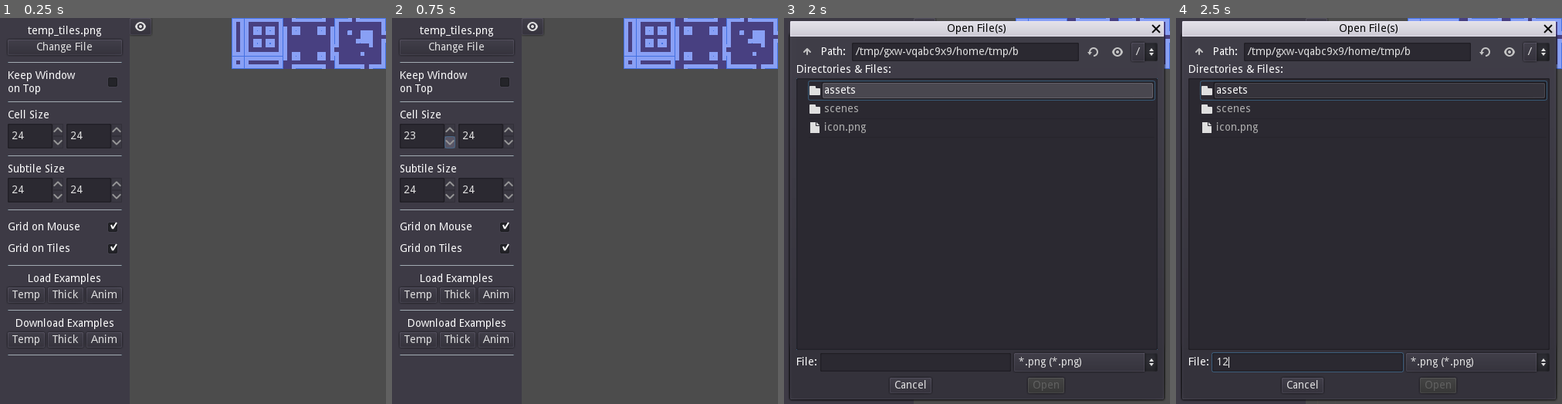
Above: before the commit, frames 1-4 (left to right).
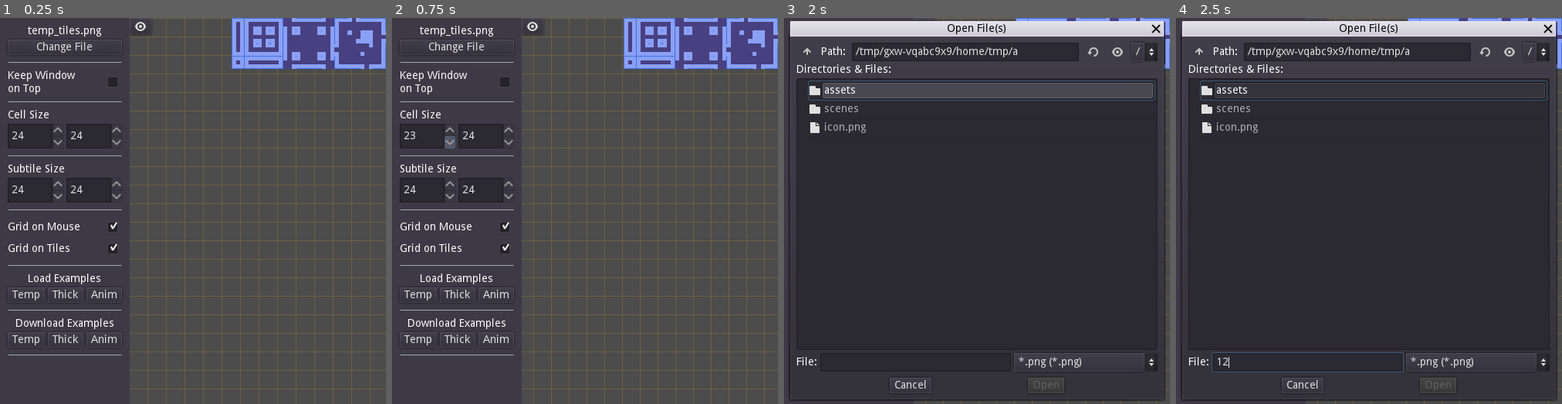
Above: after the commit, the same moments.

Repository: SuddenlyNothing/autotile-tester
Game: Godot game, scene res://scenes/Main.tscn
Same seed, same stepped clock (60 frames per second), same inputs: the game is played once before the commit and once after it.
Inputs (mouse positions are in pixels of both pictures, inside the frame that each line leads up to):
- Up to frame 1 (0.25 s): no input
- Up to frame 2 (0.75 s): click (449, 141) at 0.52 s
- Up to frame 3 (2 s): click "Change File" at 1.25 s
- Up to frame 4 (2.5 s): click (1307, 361) at 2.02 s; type "12" at 2.1 s

The runs differ from the first frame. In frame 1, 4.8% of the frame differs, in the area x 33-100%, y 0-100%; in frame 2, 5.0%; in frame 3, 0.1%; in frame 4, 0.1%.

Commit message:
Add auto adjust camera

Diff:
--- a/scenes/AutotileTester.gd
+++ b/scenes/AutotileTester.gd
@@ -120,7 +120,7 @@
 	elif panning and event is InputEventMouseMotion:
 		camera.position -= event.relative * camera.zoom
 	elif event is InputEventMouseButton:
-		event.factor = 2
+		event.factor = 1 * camera.zoom.x
 		if event.button_index == 4:
 			var min_cell_size_factor := min(cell_size.x, cell_size.y) / 24
 			# Scroll Up
@@ -283,9 +283,14 @@
 
 
 func _on_Controls_cell_size_changed(p_cell_size: Vector2) -> void:
+	var ratio := max(p_cell_size.x, p_cell_size.y) / \
+			max(cell_size.x, cell_size.y)
+	camera.position *= ratio
+	camera.zoom *= ratio
 	cell_size = p_cell_size
 	grid_sprite.cell_size = p_cell_size
-	var light_scale := max(cell_size.x, cell_size.y) / 24
+	grid_sprite.zoom = camera.zoom
+	var light_scale := max(p_cell_size.x, p_cell_size.y) / 24
 	grid_lighter.texture_scale = light_scale
 	for pos in lights:
 		lights[pos].position = pos * cell_size + cell_size / 2
--- a/scenes/editor/Grid.tscn
+++ b/scenes/editor/Grid.tscn
@@ -3,7 +3,6 @@
 [ext_resource path="res://scenes/editor/GridSprite.gd" type="Script" id=2]
 
 [sub_resource type="CanvasItemMaterial" id=4]
-light_mode = 2
 
 [node name="Grid" type="ParallaxBackground"]
 layer = 0
--- a/scenes/editor/NumEdit.gd
+++ b/scenes/editor/NumEdit.gd
@@ -4,6 +4,7 @@
 signal number_changed(number)
 
 export(int) var num := 24 setget set_num
+export(int) var min_num := 1
 
 var previous_number: int
 
@@ -28,7 +29,7 @@
 
 func _on_LineEdit_text_changed(new_text: String) -> void:
 	var prev_caret_pos: int = line_edit.caret_position
-	var new_num := int(new_text)
+	var new_num := max(min_num, int(new_text))
 	line_edit.text = "" if new_text.empty() else str(new_num)
 	if len(line_edit.text) < len(new_text):
 		line_edit.caret_position = prev_caret_pos - 1
@@ -47,5 +48,8 @@
 
 func _on_Decrease_pressed() -> void:
 	previous_number -= 1
+	if previous_number < min_num:
+		previous_number += 1
+		return
 	line_edit.text = str(previous_number)
 	emit_signal("number_changed", previous_number)
--- a/scenes/editor/NumEdit.tscn
+++ b/scenes/editor/NumEdit.tscn
@@ -29,22 +29,22 @@
 script = ExtResource( 3 )
 
 [node name="LineEdit" type="LineEdit" parent="."]
-margin_right = 536.0
-margin_bottom = 510.0
+margin_right = 486.0
+margin_bottom = 500.0
 size_flags_horizontal = 3
 text = "24"
 caret_blink = true
 caret_blink_speed = 0.5
 
 [node name="V" type="VBoxContainer" parent="."]
-margin_left = 536.0
-margin_right = 550.0
-margin_bottom = 510.0
+margin_left = 486.0
+margin_right = 500.0
+margin_bottom = 500.0
 custom_constants/separation = 0
 
 [node name="Increase" type="Button" parent="V"]
 margin_right = 14.0
-margin_bottom = 255.0
+margin_bottom = 250.0
 rect_min_size = Vector2( 14, 0 )
 size_flags_vertical = 3
 custom_styles/hover = SubResource( 2 )
@@ -54,9 +54,9 @@
 expand_icon = true
 
 [node name="Decrease" type="Button" parent="V"]
-margin_top = 255.0
+margin_top = 250.0
 margin_right = 14.0
-margin_bottom = 510.0
+margin_bottom = 500.0
 rect_min_size = Vector2( 14, 0 )
 size_flags_vertical = 3
 custom_styles/hover = SubResource( 2 )
